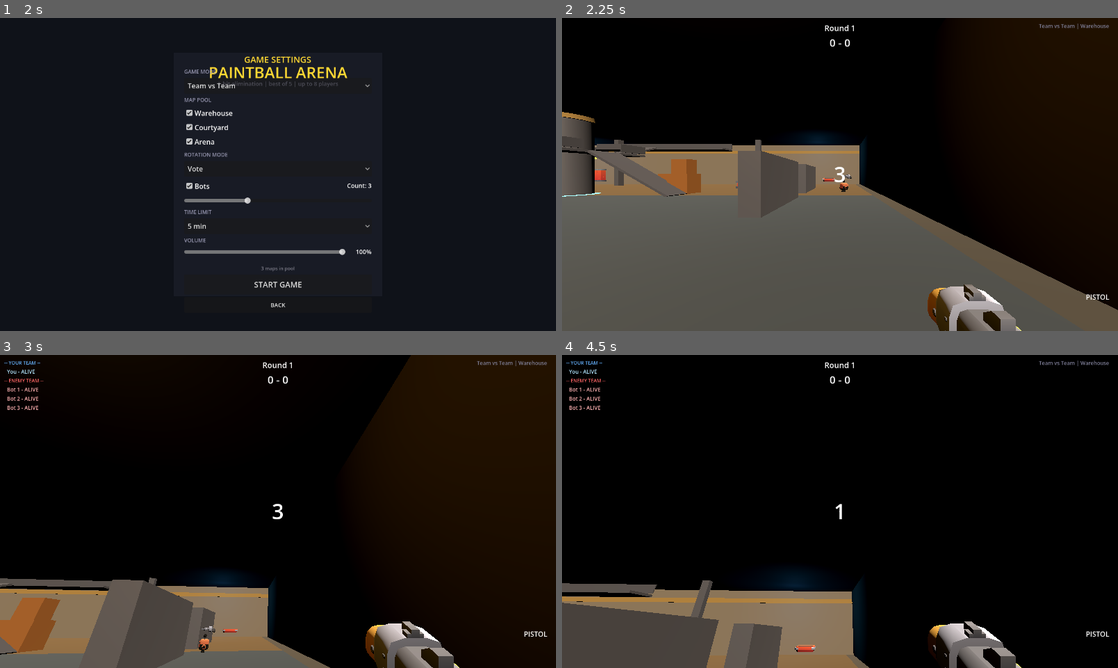
Above: before the commit, frames 1-4 (two rows, left to right).
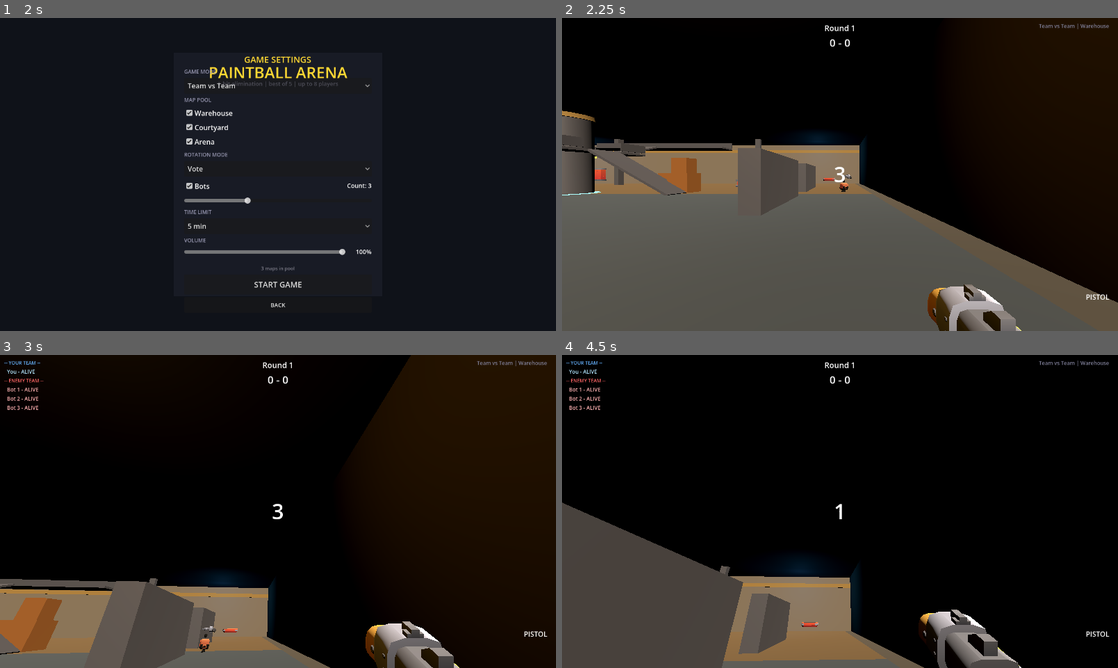
Above: after the commit, the same moments.

Repository: curlyphries/paintball
Game: Godot game, scene res://scenes/main_menu.tscn
Same seed, same stepped clock (60 frames per second), same inputs: the game is played once before the commit and once after it.
Inputs (mouse positions are in pixels of both pictures, inside the frame that each line leads up to):
- Up to frame 1 (2 s): click (278, 105) at 0.52 s; type "Alex" at 0.6 s; click (255, 202) at 0.75 s; type "12" at 0.83 s; click "PLAY SOLO" at 1.25 s
- Up to frame 2 (2.25 s): click "START GAME" at 2 s
- Up to frame 3 (3 s): tap Enter at 2.75 s; move the mouse to (305, 511) at 2.77 s; hold W (move_forward) from 2.78 s (still down); hold Right mouse button (aim) from 2.78 s (still down); click (305, 511) at 2.92 s
- Up to frame 4 (4.5 s): keep holding W (move_forward); tap Space (jump) at 3.02, 3.32, 3.77, 4.07 s; tap Ctrl (crouch) at 3.05, 3.6 s; move the mouse to (812, 511) at 3.52 s; release Right mouse button (aim) at 3.53 s; click (812, 511) at 3.67 s; tap Shift (sprint) at 3.8 s; move the mouse to (851, 505) at 4.27 s; hold Shift (sprint) from 4.28 s (still down); click (851, 505) at 4.42 s

Frame 1 is identical in both runs. In frame 2, 1.5% of the frame differs, in the area x 0-100%, y 29-94%; in frame 3, 0.8%; in frame 4, 13%, in the area x 0-83%, y 47-100%.

Commit message:
feat(feel): movement acceleration, snappier jumps, recoil kick, sniper zoom
First slice of the game-feel pass (Phase 2 of the improvement plan):

- Movement: acceleration-based instead of instant velocity set.
  Ground accel 45 m/s^2 (~0.18s to sprint speed) with 50 m/s^2
  friction; air control capped at 12 m/s^2 so jumps carry commitment
  instead of allowing full mid-air reversals.

- Jump arc: gravity 9.8 -> 16.7 with jump velocity 4.5 -> 5.9. Apex
  stays ~1.03m — the height every map ramp/platform was authored
  against — but hang time drops ~35%, killing the floaty feel.
  bot.gd gravity matched so everyone falls at the same rate.

- Crouch: camera height now lerps between stand/crouch instead of
  teleporting 0.6m in one frame (also removes the free hitcam jink).

- Recoil: each shot kicks the camera pitch up, scaled by weapon
  weight (sniper ~1.75 deg, SMG ~0.5 deg), with smooth recovery.
  In a one-hit-kill game shots need physicality; this is the
  cheapest half of that (hitmarkers/kill sounds still to come).

- Sniper zoom: hold right-click in first person for FOV 75 -> 30
  with FOV-scaled mouse sensitivity. The controls table always
  advertised "Right Click — Aim (zoom)"; now it exists. Sprinting
  gets a subtle FOV push (75 -> 82) for speed readability.

- Balance: sniper fire_rate 1.5 -> 0.9 (it has a real role now),
  SMG 0.08 -> 0.12 (12.5 -> 8.3 shots/s; with real magazines it no
  longer dominates every range).

Co-Authored-By: Claude Fable 5 <noreply@anthropic.com>

Diff:
--- a/scripts/bot.gd
+++ b/scripts/bot.gd
@@ -4,7 +4,7 @@
 # Movement
 const WALK_SPEED := 4.0
 const SPRINT_SPEED := 6.5
-const GRAVITY := 9.8
+const GRAVITY := 16.7  # matches player.gd so everyone falls at the same rate
 
 # AI State machine
 enum State { PATROL, CHASE, COVER, SHOOT, DEAD }
--- a/scripts/game_state.gd
+++ b/scripts/game_state.gd
@@ -43,9 +43,9 @@
 var weapons: Dictionary = {
 	"pistol": {"damage": 1, "fire_rate": 0.4, "magazine": 12, "reload_time": 1.5, "speed": 40.0, "pellets": 1, "spread": 0.01, "color": Color.YELLOW},
 	"rifle": {"damage": 1, "fire_rate": 0.15, "magazine": 30, "reload_time": 2.0, "speed": 60.0, "pellets": 1, "spread": 0.005, "color": Color.GREEN},
-	"sniper": {"damage": 1, "fire_rate": 1.5, "magazine": 5, "reload_time": 3.0, "speed": 100.0, "pellets": 1, "spread": 0.0, "color": Color.PURPLE},
+	"sniper": {"damage": 1, "fire_rate": 0.9, "magazine": 5, "reload_time": 3.0, "speed": 100.0, "pellets": 1, "spread": 0.0, "color": Color.PURPLE},
 	"shotgun": {"damage": 1, "fire_rate": 0.8, "magazine": 8, "reload_time": 2.5, "speed": 30.0, "pellets": 6, "spread": 0.08, "color": Color.RED},
-	"smg": {"damage": 1, "fire_rate": 0.08, "magazine": 45, "reload_time": 2.0, "speed": 50.0, "pellets": 1, "spread": 0.03, "color": Color.CYAN}
+	"smg": {"damage": 1, "fire_rate": 0.12, "magazine": 45, "reload_time": 2.0, "speed": 50.0, "pellets": 1, "spread": 0.03, "color": Color.CYAN}
 }
 
 func get_weapon_data(weapon_name: String) -> Dictionary:
--- a/scripts/player.gd
+++ b/scripts/player.gd
@@ -5,9 +5,22 @@
 const WALK_SPEED := 5.0
 const SPRINT_SPEED := 8.0
 const CROUCH_SPEED := 2.5
-const JUMP_VELOCITY := 4.5
-const GRAVITY := 9.8
+# Heavier gravity + matched jump velocity: same ~1.03m jump height the maps
+# are built around, but a snappier arc (less floaty hang time)
+const JUMP_VELOCITY := 5.9
+const GRAVITY := 16.7
+const GROUND_ACCEL := 45.0   # m/s^2 — reaches sprint speed in ~0.18s
+const GROUND_FRICTION := 50.0
+const AIR_ACCEL := 12.0      # limited air control — jumps carry commitment
 const MOUSE_SENSITIVITY := 0.002
+
+# Camera feel
+const BASE_FOV := 75.0
+const SPRINT_FOV := 82.0
+const ZOOM_FOV := 30.0
+const FOV_LERP_SPEED := 10.0
+const CROUCH_CAM_LERP_SPEED := 12.0
+const RECOIL_RECOVER_SPEED := 0.15  # rad/s
 
 # Camera
 const CAMERA_DISTANCE_TPS := 3.5
@@ -72,10 +85,12 @@
 	if _is_chat_active():
 		return
 
-	# Mouse look — always active when captured
+	# Mouse look — always active when captured; sensitivity scales with FOV
+	# so zoomed aiming stays controllable
 	if event is InputEventMouseMotion and Input.mouse_mode == Input.MOUSE_MODE_CAPTURED:
-		rotate_y(-event.relative.x * MOUSE_SENSITIVITY)
-		camera_pivot.rotate_x(-event.relative.y * MOUSE_SENSITIVITY)
+		var sens := MOUSE_SENSITIVITY * (camera.fov / BASE_FOV)
+		rotate_y(-event.relative.x * sens)
+		camera_pivot.rotate_x(-event.relative.y * sens)
 		camera_pivot.rotation.x = clamp(camera_pivot.rotation.x, -1.2, 1.2)
 
 	# Click to re-capture mouse if released
@@ -129,29 +144,35 @@
 	var input_dir := Input.get_vector("move_left", "move_right", "move_forward", "move_back")
 	var direction := (transform.basis * Vector3(input_dir.x, 0, input_dir.y)).normalized()
 
+	# Acceleration-based movement: ground is responsive, air control is
+	# limited so jumps carry commitment
+	var accel := GROUND_ACCEL if is_on_floor() else AIR_ACCEL
 	if direction:
-		velocity.x = direction.x * speed
-		velocity.z = direction.z * speed
+		velocity.x = move_toward(velocity.x, direction.x * speed, accel * delta)
+		velocity.z = move_toward(velocity.z, direction.z * speed, accel * delta)
 	else:
-		velocity.x = move_toward(velocity.x, 0, speed * delta * 10.0)
-		velocity.z = move_toward(velocity.z, 0, speed * delta * 10.0)
+		var friction := GROUND_FRICTION if is_on_floor() else AIR_ACCEL
+		velocity.x = move_toward(velocity.x, 0, friction * delta)
+		velocity.z = move_toward(velocity.z, 0, friction * delta)
 
 	move_and_slide()
+
+	# Smooth camera height between stand/crouch instead of snapping
+	var cam_target_y := 1.0 if is_crouching else 1.6
+	camera_pivot.position.y = lerpf(camera_pivot.position.y, cam_target_y, CROUCH_CAM_LERP_SPEED * delta)
 
 func start_crouch() -> void:
 	is_crouching = true
-	# Shrink collision shape
+	# Shrink collision shape (camera height lerps in _physics_process)
 	var shape = collision_shape.shape as CapsuleShape3D
 	shape.height = 1.0
 	collision_shape.position.y = 0.5
-	camera_pivot.position.y = 1.0
 
 func end_crouch() -> void:
 	is_crouching = false
 	var shape = collision_shape.shape as CapsuleShape3D
 	shape.height = 1.8
 	collision_shape.position.y = 0.9
-	camera_pivot.position.y = 1.6
 
 func toggle_camera_mode() -> void:
 	is_first_person = not is_first_person
@@ -216,6 +237,7 @@
 const MELEE_RANGE := 2.0
 const MELEE_COOLDOWN := 1.0
 var _melee_cooldown := 0.0
+var _recoil := 0.0
 
 func _process(delta: float) -> void:
 	if is_dead:
@@ -225,6 +247,23 @@
 
 	if _melee_cooldown > 0.0:
 		_melee_cooldown -= delta
+
+	# Sniper zoom (hold right-click, first person) and sprint FOV kick
+	is_right_clicking = Input.is_action_pressed("aim")
+	var is_zoomed := is_right_clicking and is_first_person \
+		and available_weapons[current_weapon_index] == "sniper"
+	var target_fov := BASE_FOV
+	if is_zoomed:
+		target_fov = ZOOM_FOV
+	elif is_sprinting and velocity.length() > 1.0:
+		target_fov = SPRINT_FOV
+	camera.fov = lerpf(camera.fov, target_fov, FOV_LERP_SPEED * delta)
+
+	# Recoil recovery — the camera drifts back down after each shot's kick
+	if _recoil > 0.0:
+		var recover := minf(_recoil, RECOIL_RECOVER_SPEED * delta)
+		camera_pivot.rotation.x = clamp(camera_pivot.rotation.x - recover, -1.2, 1.2)
+		_recoil -= recover
 
 	# Combat only while the round is live — no countdown/round-over kills
 	var can_fight: bool = GameState.match_phase == GameState.MatchPhase.PLAYING
@@ -309,6 +348,11 @@
 	if game_sync:
 		game_sync.send_shoot(spawn_pos, direction, color, spd)
 
+	# Camera kick — heavier weapons kick harder; recovery runs in _process
+	var kick: float = 0.008 + weapon.weapon_data.fire_rate * 0.015
+	camera_pivot.rotation.x = clamp(camera_pivot.rotation.x + kick, -1.2, 1.2)
+	_recoil = minf(_recoil + kick, 0.12)
+
 	# Play shoot sound
 	if shoot_sound:
 		shoot_sound.play()
